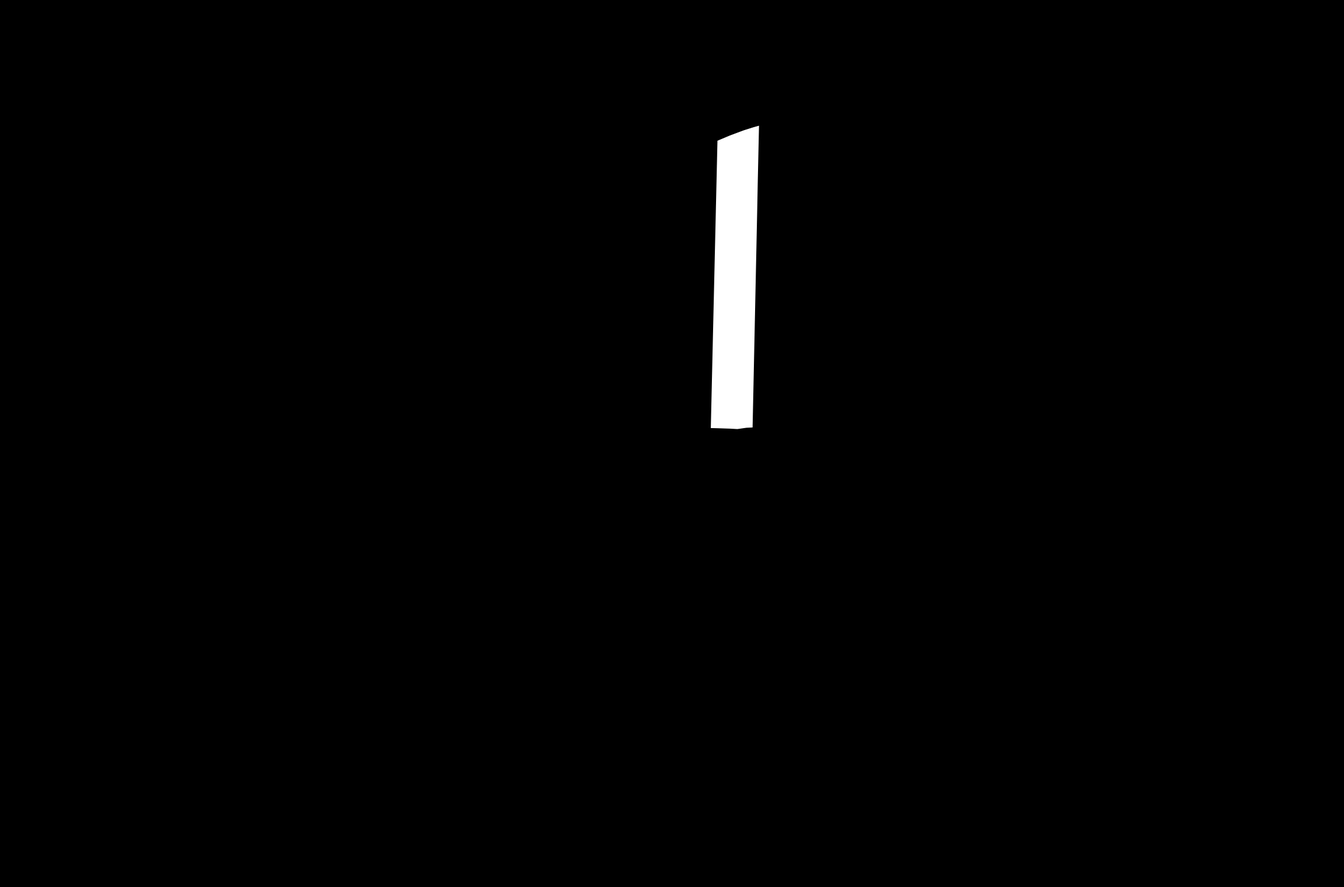
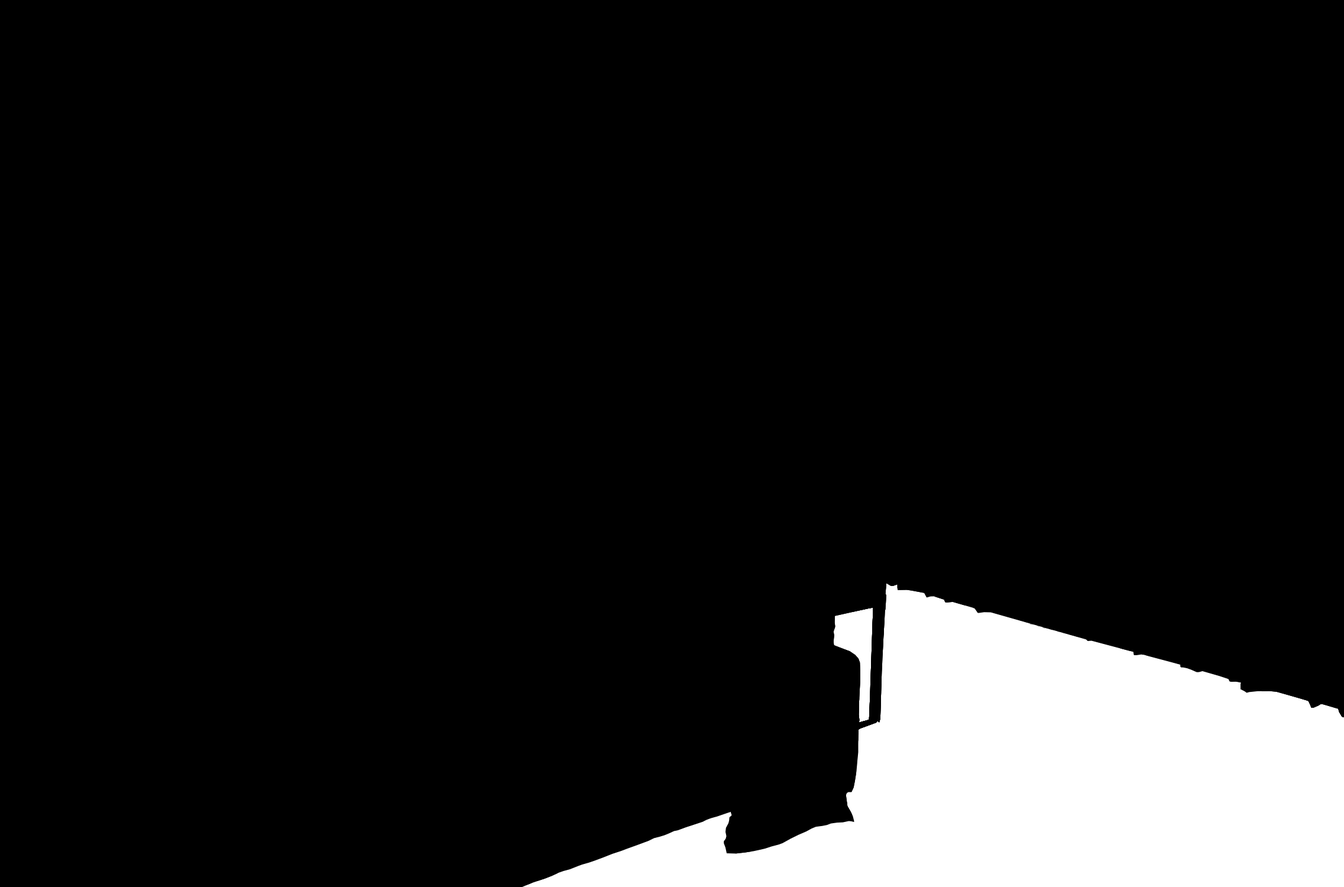
The second 1344 x 887 image is a revision of the first. Changes to its layers:
hid "mask_5" over [521, 125, 1344, 887]
showed "mask_2", painted on it over [521, 125, 1344, 887]
